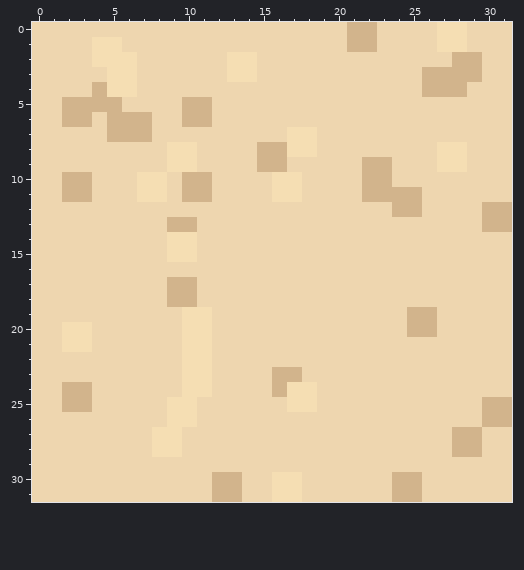
File history of a pixel-art sprite, assets/terrain_png/Tiles/sand.png. The picture above is the old version.
The file is 32x32 pixels.
And afterwards:
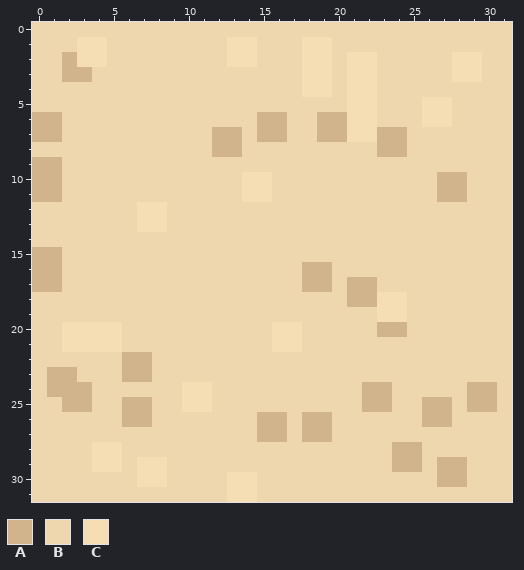
Palette (. is transparent): A #d2b48c  B #eed6af  C #f5deb3
Edits made:
@@ x 0..31 @@
- 0 BBBBBBBBBBBBBBBBBBBBBAABBBBCCBBB
- 1 BBBBCCBBBBBBBBBBBBBBBAABBBBCCBBB
- 2 BBBBCCCBBBBBBCCBBBBBBBBBBBBBAABB
- 3 BBBBBCCBBBBBBCCBBBBBBBBBBBAAAABB
- 4 BBBBACCBBBBBBBBBBBBBBBBBBBAAABBB
- 5 BBAAAABBBBAABBBBBBBBBBBBBBBBBBBB
- 6 BBAABAAABBAABBBBBBBBBBBBBBBBBBBB
- 7 BBBBBAAABBBBBBBBBCCBBBBBBBBBBBBB
- 8 BBBBBBBBBCCBBBBAACCBBBBBBBBCCBBB
- 9 BBBBBBBBBCCBBBBAABBBBBAABBBCCBBB
-10 BBAABBBCCBAABBBBCCBBBBAABBBBBBBB
-11 BBAABBBCCBAABBBBCCBBBBAAAABBBBBB
-12 BBBBBBBBBBBBBBBBBBBBBBBBAABBBBAA
-13 BBBBBBBBBAABBBBBBBBBBBBBBBBBBBAA
-14 BBBBBBBBBCCBBBBBBBBBBBBBBBBBBBBB
-15 BBBBBBBBBCCBBBBBBBBBBBBBBBBBBBBB
-16 BBBBBBBBBBBBBBBBBBBBBBBBBBBBBBBB
-17 BBBBBBBBBAABBBBBBBBBBBBBBBBBBBBB
-18 BBBBBBBBBAABBBBBBBBBBBBBBBBBBBBB
-19 BBBBBBBBBBCCBBBBBBBBBBBBBAABBBBB
-20 BBCCBBBBBBCCBBBBBBBBBBBBBAABBBBB
-21 BBCCBBBBBBCCBBBBBBBBBBBBBBBBBBBB
-22 BBBBBBBBBBCCBBBBBBBBBBBBBBBBBBBB
-23 BBBBBBBBBBCCBBBBAABBBBBBBBBBBBBB
-24 BBAABBBBBBCCBBBBACCBBBBBBBBBBBBB
-25 BBAABBBBBCCBBBBBBCCBBBBBBBBBBBAA
-26 BBBBBBBBBCCBBBBBBBBBBBBBBBBBBBAA
-27 BBBBBBBBCCBBBBBBBBBBBBBBBBBBAABB
-28 BBBBBBBBCCBBBBBBBBBBBBBBBBBBAABB
-29 BBBBBBBBBBBBBBBBBBBBBBBBBBBBBBBB
-30 BBBBBBBBBBBBAABBCCBBBBBBAABBBBBB
-31 BBBBBBBBBBBBAABBCCBBBBBBAABBBBBB
+ 0 BBBBBBBBBBBBBBBBBBBBBBBBBBBBBBBB
+ 1 BBBCCBBBBBBBBCCBBBCCBBBBBBBBBBBB
+ 2 BBACCBBBBBBBBCCBBBCCBCCBBBBBCCBB
+ 3 BBAABBBBBBBBBBBBBBCCBCCBBBBBCCBB
+ 4 BBBBBBBBBBBBBBBBBBCCBCCBBBBBBBBB
+ 5 BBBBBBBBBBBBBBBBBBBBBCCBBBCCBBBB
+ 6 AABBBBBBBBBBBBBAABBAACCBBBCCBBBB
+ 7 AABBBBBBBBBBAABAABBAACCAABBBBBBB
+ 8 BBBBBBBBBBBBAABBBBBBBBBAABBBBBBB
+ 9 AABBBBBBBBBBBBBBBBBBBBBBBBBBBBBB
+10 AABBBBBBBBBBBBCCBBBBBBBBBBBAABBB
+11 AABBBBBBBBBBBBCCBBBBBBBBBBBAABBB
+12 BBBBBBBCCBBBBBBBBBBBBBBBBBBBBBBB
+13 BBBBBBBCCBBBBBBBBBBBBBBBBBBBBBBB
+14 BBBBBBBBBBBBBBBBBBBBBBBBBBBBBBBB
+15 AABBBBBBBBBBBBBBBBBBBBBBBBBBBBBB
+16 AABBBBBBBBBBBBBBBBAABBBBBBBBBBBB
+17 AABBBBBBBBBBBBBBBBAABAABBBBBBBBB
+18 BBBBBBBBBBBBBBBBBBBBBAACCBBBBBBB
+19 BBBBBBBBBBBBBBBBBBBBBBBCCBBBBBBB
+20 BBCCCCBBBBBBBBBBCCBBBBBAABBBBBBB
+21 BBCCCCBBBBBBBBBBCCBBBBBBBBBBBBBB
+22 BBBBBBAABBBBBBBBBBBBBBBBBBBBBBBB
+23 BAABBBAABBBBBBBBBBBBBBBBBBBBBBBB
+24 BAAABBBBBBCCBBBBBBBBBBAABBBBBAAB
+25 BBAABBAABBCCBBBBBBBBBBAABBAABAAB
+26 BBBBBBAABBBBBBBAABAABBBBBBAABBBB
+27 BBBBBBBBBBBBBBBAABAABBBBBBBBBBBB
+28 BBBBCCBBBBBBBBBBBBBBBBBBAABBBBBB
+29 BBBBCCBCCBBBBBBBBBBBBBBBAABAABBB
+30 BBBBBBBCCBBBBCCBBBBBBBBBBBBAABBB
+31 BBBBBBBBBBBBBCCBBBBBBBBBBBBBBBBB
Where, in picture pixels (left, top, right, bottom), the same in both pictures:
changed: (32, 22, 512, 502)
